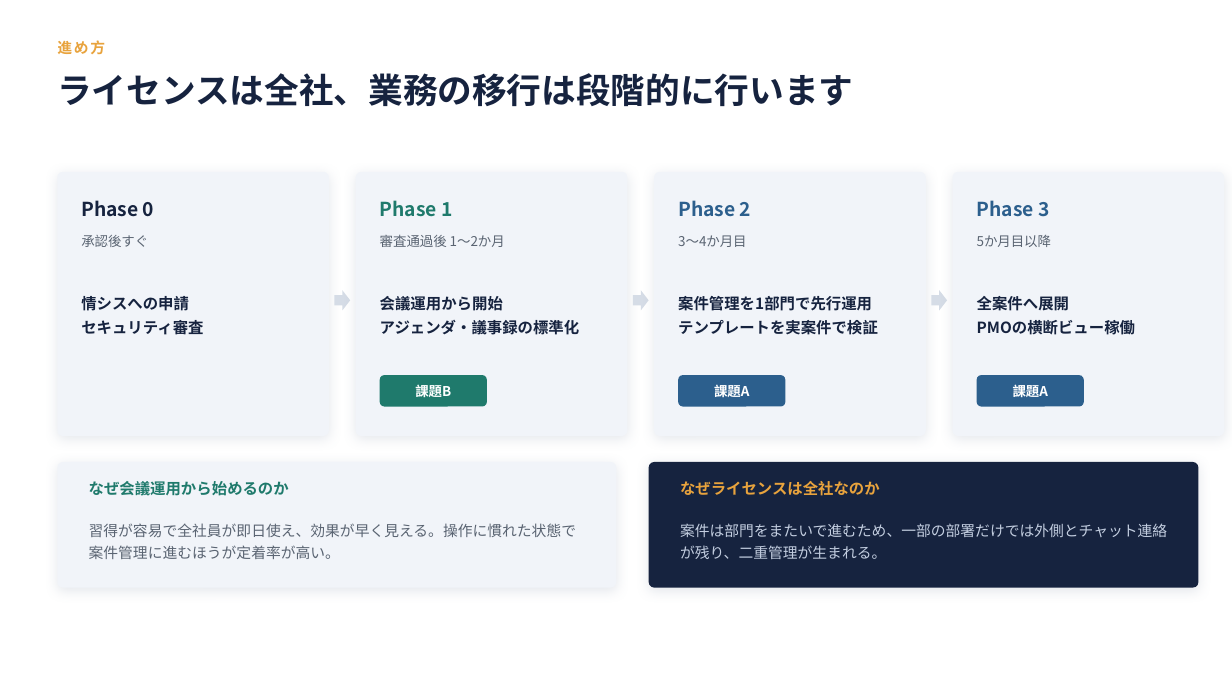
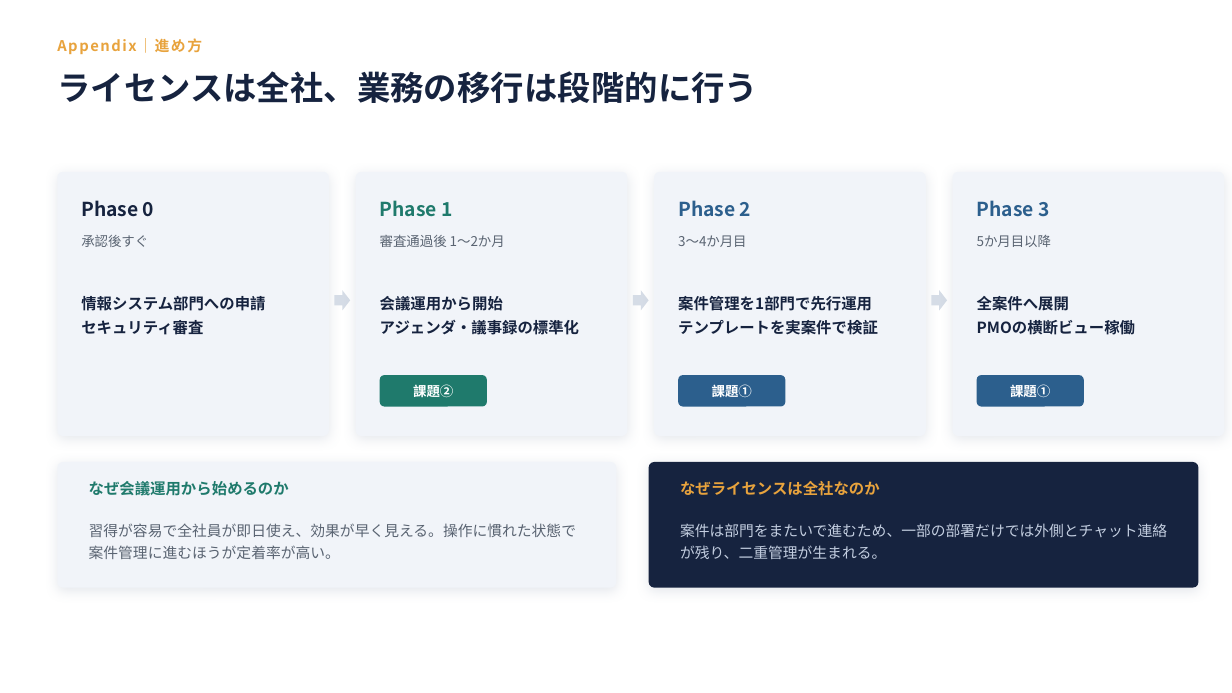
Before and after one commit to nii-d/claude-test, a slide deck: slide 17 of slides/notion-proposal.pptx (slide 24 before the commit). Drawn at 1232x693 pixels with LibreOffice and Linux fonts; fonts in the diff are those of the drawing. Boxes give left, top, right and bottom in pixels: in the first picture for what was removed or moved away, otherwise in the second. Text is boxed around its words. In the diff, an @@ line names an element or a change of style, - is before the commit and + after.

```diff
--- a/slides/notion-proposal.pptx
+++ b/slides/notion-proposal.pptx
@@ text at box(57, 38, 202, 54): text changed @@
-進め方
+Appendix｜進め方
@@ text at box(57, 71, 758, 103): text changed; size 27 to 26 pt @@
-ライセンスは全社、業務の移行は段階的に行います
+ライセンスは全社、業務の移行は段階的に行う
@@ text at box(81, 296, 265, 311): text changed @@
-情シスへの申請
+情報システム部門への申請
@@ text at box(413, 384, 453, 397): text changed @@
-課題B
+課題②
@@ text at box(712, 384, 752, 397): text changed @@
-課題A
+課題①
@@ text at box(1010, 384, 1050, 397): text changed @@
-課題A
+課題①
```
Also in this commit, not shown: 14 other slides changed, 6 slides added, 11 slides removed, 3 other files.
